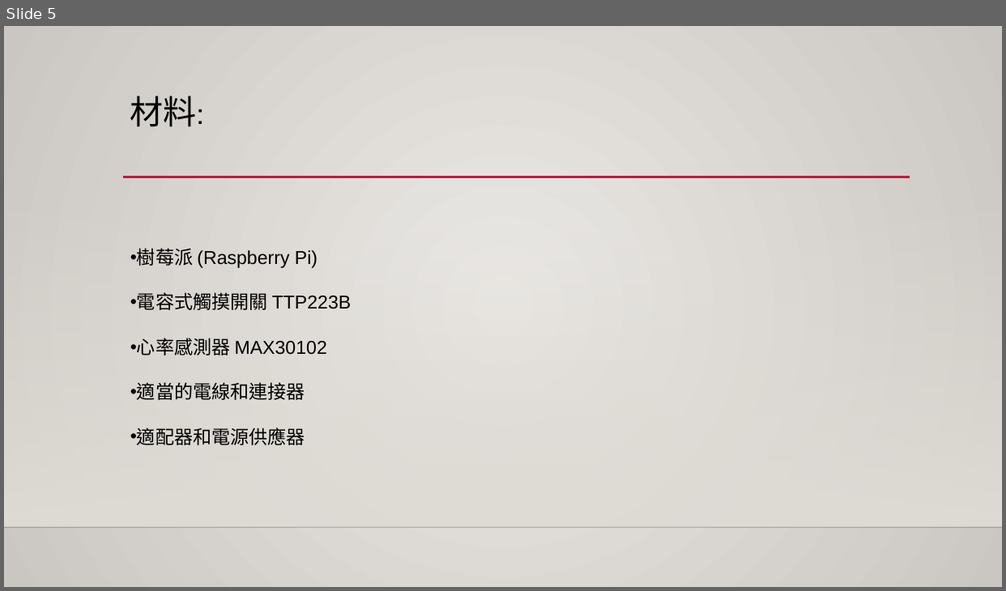
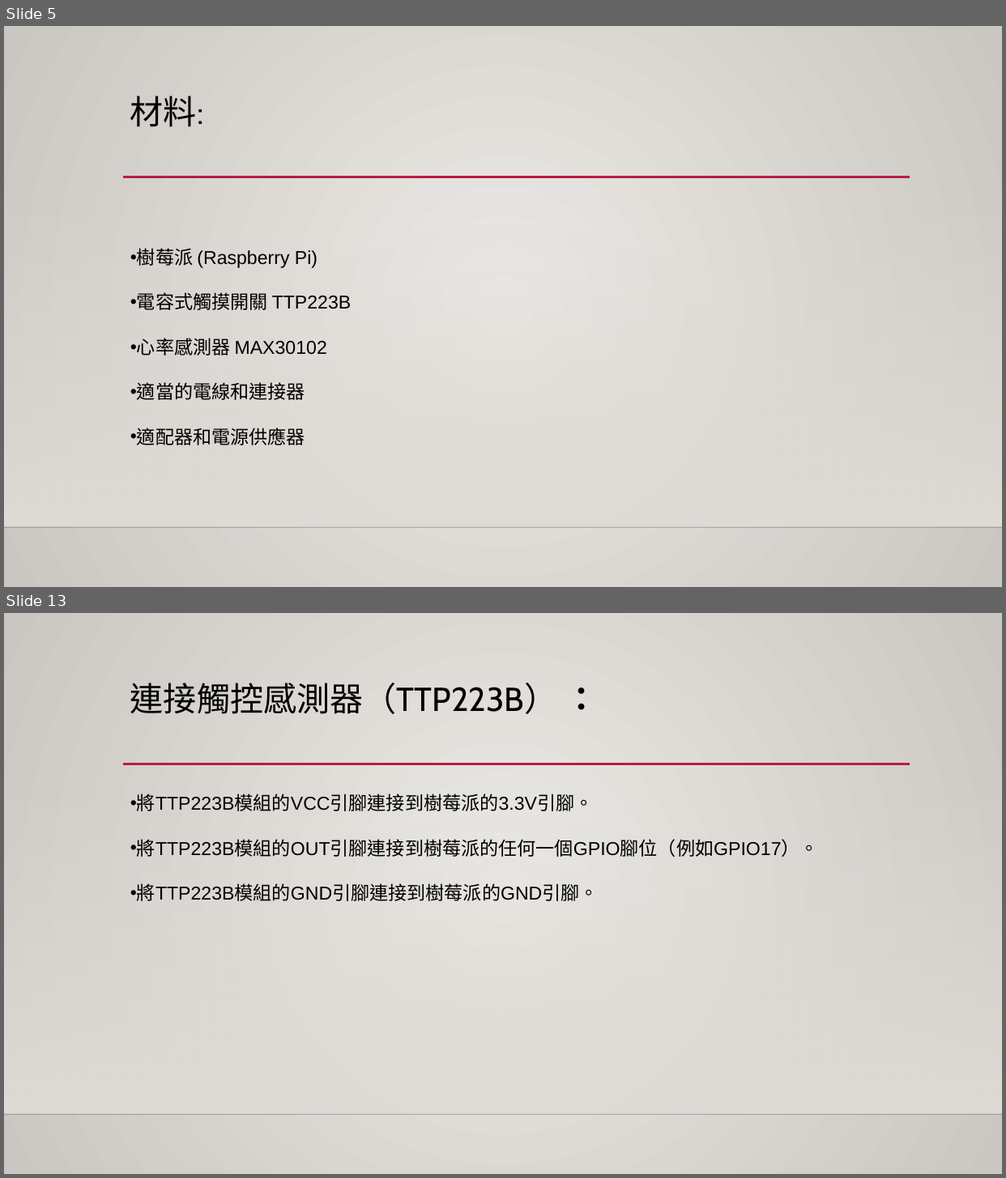
Before and after one commit to 4110E102/2024.2.29, a slide deck: 4110E102 PIgame.pptx. Shown one above the other, each under a label of ours: slide 5 before the commit, slides 5 and 13 after it; the slides between them are not shown. The pictures are 1006x591 and 1006x1178 pixels, drawn with LibreOffice and Linux fonts; fonts in the diff are those of the drawing; background and template pictures are left out. Boxes give left, top, right and bottom in pixels: in the first picture for what was removed or moved away, otherwise in the second. Text is boxed around its words. In the diff, an @@ line names an element or a change of style, - is before the commit and + after.

```diff
--- a/4110E102 PIgame.pptx
+++ b/4110E102 PIgame.pptx
@@ slide 13 added at bbox=[4, 613, 1002, 1174], background gradient #ECEAE7 to #CAC7C1; not listed: 3 template elements that a slide beside it also shows @@
@@ title added at bbox=[130, 683, 557, 714], 32 pt, text #000000 @@
+連接觸控感測器（TTP223B） ：
@@ text added at bbox=[137, 794, 819, 901], 18 pt, text #000000 @@
+• 將TTP223B模組的VCC引腳連接到樹莓派的3.3V引腳。
+• 將TTP223B模組的OUT引腳連接到樹莓派的任何一個GPIO腳位（例如GPIO17）。
+• 將TTP223B模組的GND引腳連接到樹莓派的GND引腳。
```
Also in this commit, not shown: 2 slides changed, 9 other slides added, 1 slide removed.
